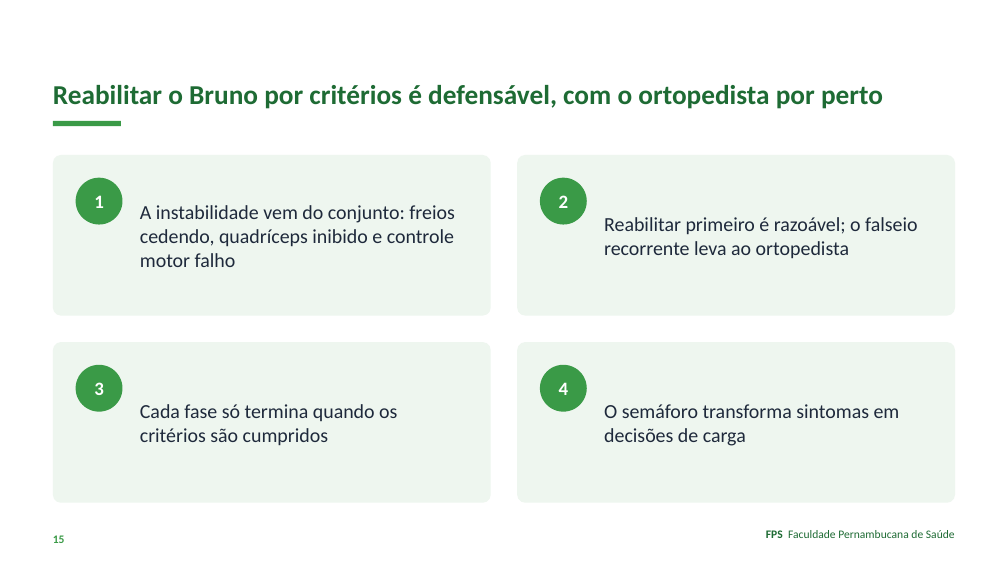
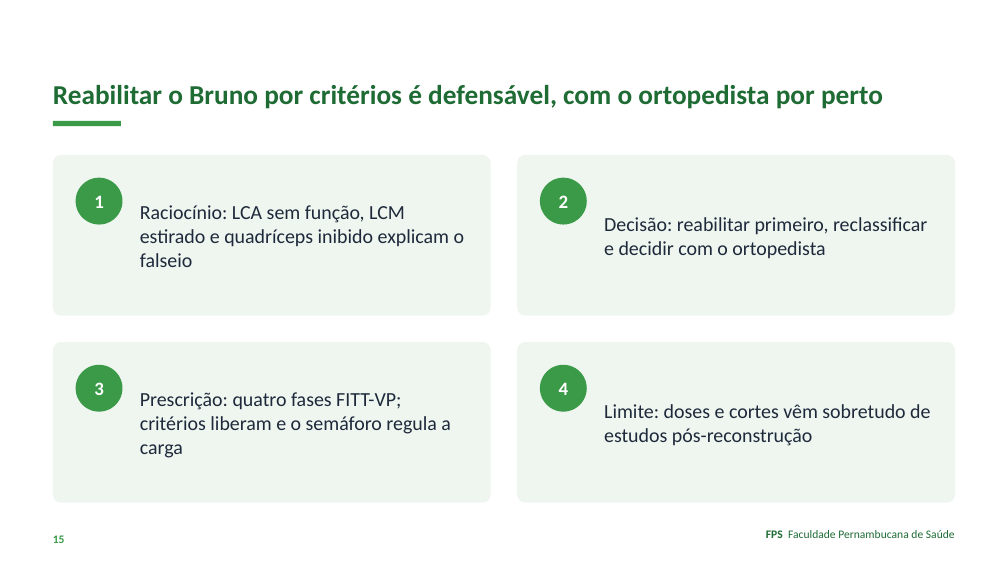
Before and after one commit to Institutomoraisandrade/CRM, a slide deck: slide 15 of trabalho-fps/trabalhos/2026-11-09-caso04-lca-lcm/apresentacao.pptx. Drawn at 1008x567 pixels with LibreOffice and Linux fonts; fonts in the diff are those of the drawing. Boxes give left, top, right and bottom in pixels: in the first picture for what was removed or moved away, otherwise in the second. Text is boxed around its words. In the diff, an @@ line names an element or a change of style, - is before the commit and + after.

```diff
--- a/trabalho-fps/trabalhos/2026-11-09-caso04-lca-lcm/apresentacao.pptx
+++ b/trabalho-fps/trabalhos/2026-11-09-caso04-lca-lcm/apresentacao.pptx
@@ text at (140, 205, 465, 267): text changed @@
-A instabilidade vem do conjunto: freios cedendo, quadríceps inibido e controle motor falho
+Raciocínio: LCA sem função, LCM estirado e quadríceps inibido explicam o falseio
@@ text at (604, 217, 927, 258): text changed @@
-Reabilitar primeiro é razoável; o falseio recorrente leva ao ortopedista
+Decisão: reabilitar primeiro, reclassificar e decidir com o ortopedista
@@ text at (140, 392, 451, 458): text changed @@
-Cada fase só termina quando os critérios são cumpridos
+Prescrição: quatro fases FITT-VP; critérios liberam e o semáforo regula a carga
@@ text at (604, 404, 930, 446): text changed @@
-O semáforo transforma sintomas em decisões de carga
+Limite: doses e cortes vêm sobretudo de estudos pós-reconstrução
```
Also in this commit, not shown: 11 other slides changed, 1 slide added, 8 other files.
